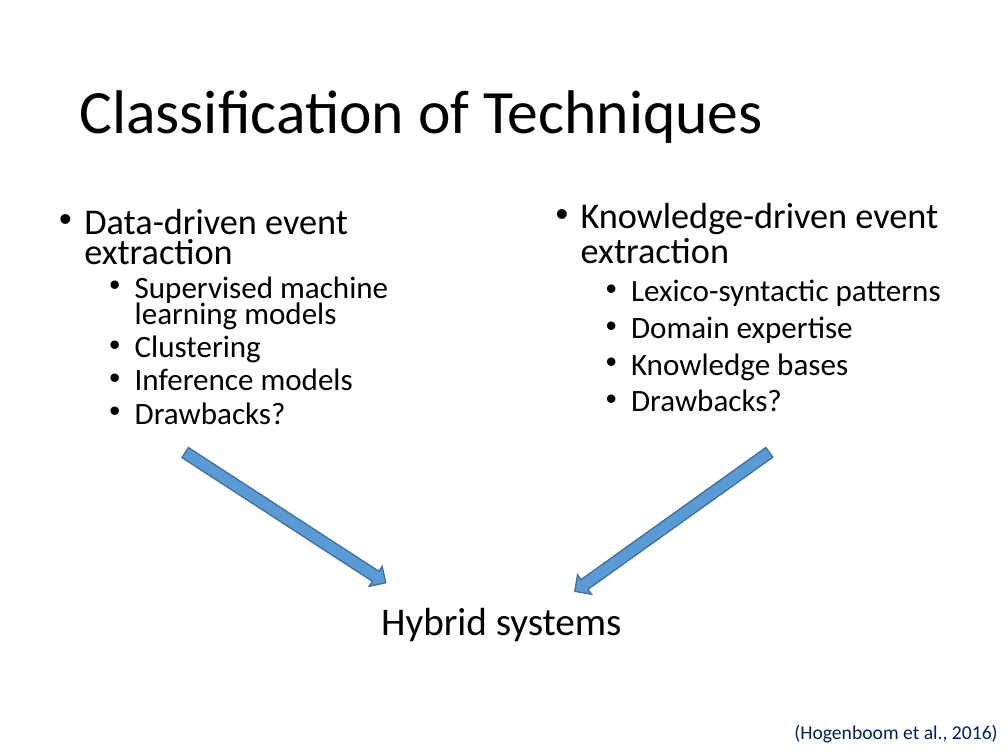
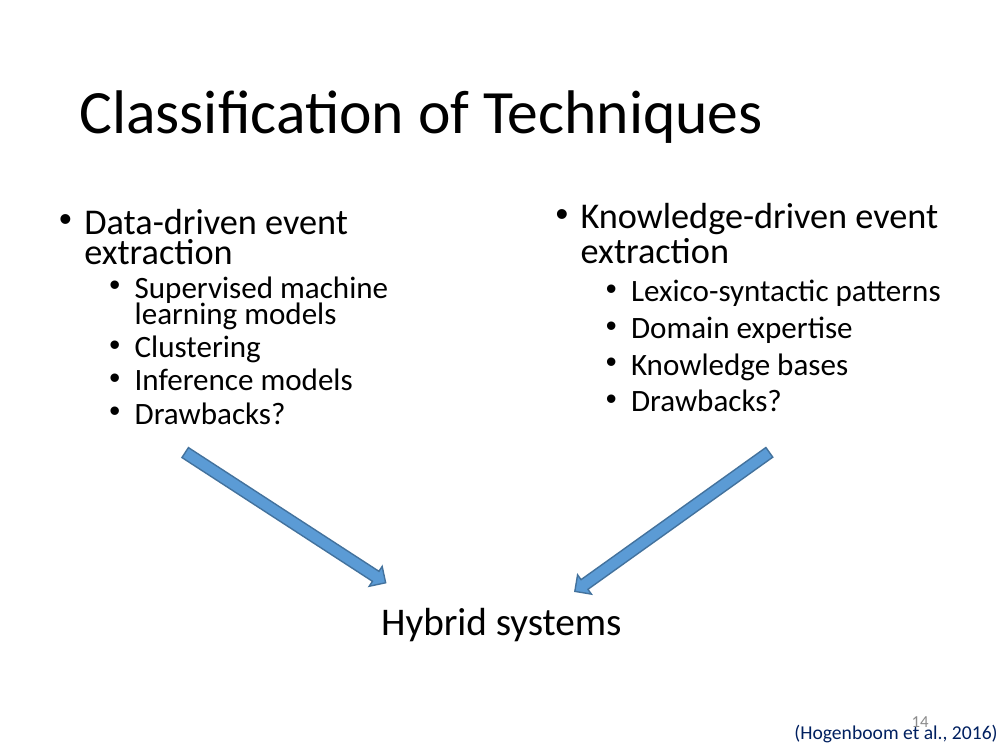
Before and after one commit to evhart/smasac-tutorial, a slide deck: slide 14 of slides/pptx/5-event-extraction.pptx. Drawn at 1008x756 pixels with LibreOffice and Linux fonts; fonts in the diff are those of the drawing. Boxes give left, top, right and bottom in pixels: in the first picture for what was removed or moved away, otherwise in the second. Text is boxed around its words. In the diff, an @@ line names an element or a change of style, - is before the commit and + after.

```diff
--- a/slides/pptx/5-event-extraction.pptx
+++ b/slides/pptx/5-event-extraction.pptx
@@ page number added at bbox=[912, 716, 929, 732], 12 pt, text #8C8C8C @@
+14
```
Also in this commit, not shown: 20 other slides changed, 5 other files.
